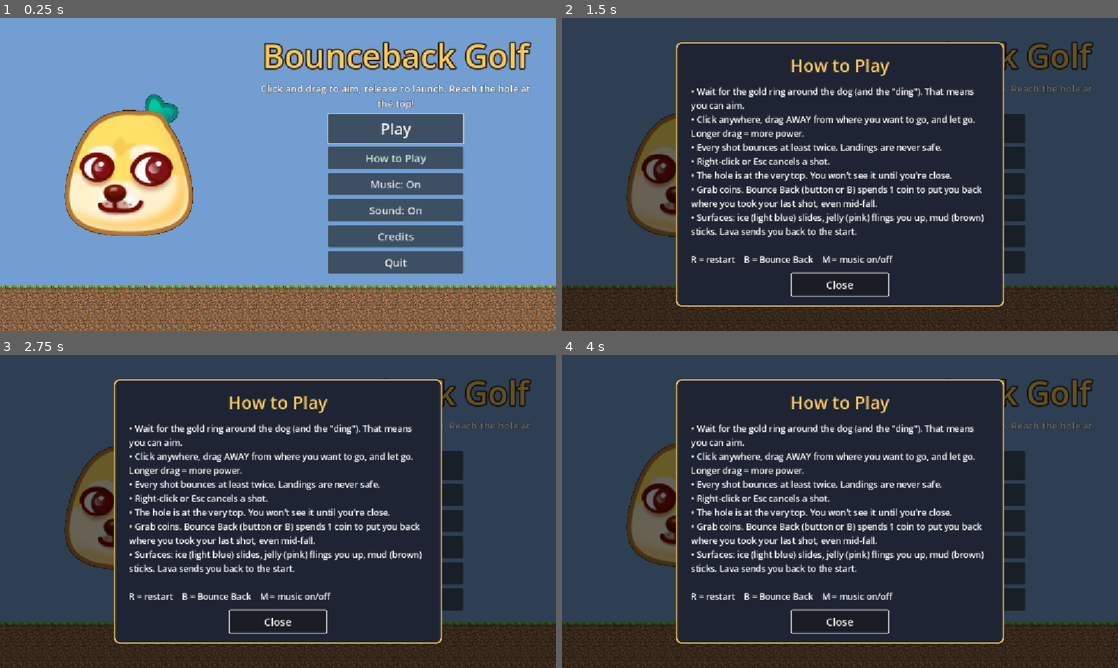
Above: before the commit, frames 1-4 (two rows, left to right).
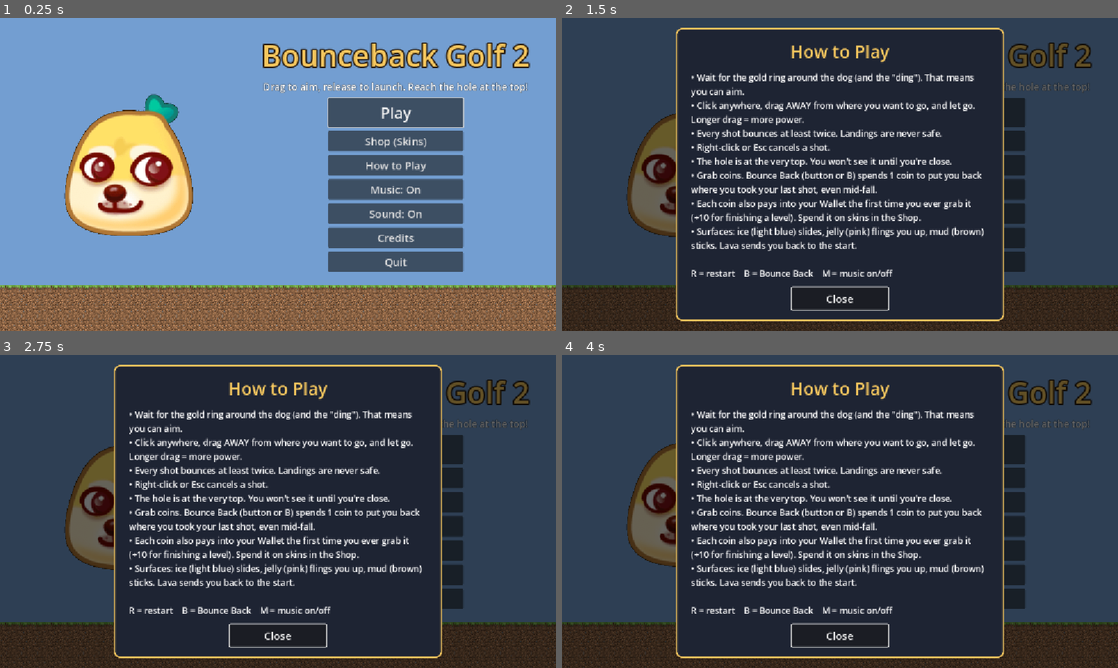
Above: after the commit, the same moments.

Repository: Khazap/bounceback-golf
Game: Godot game, scene res://scenes/ui/Title.tscn
Same seed, same stepped clock (60 frames per second), same inputs: the game is played once before the commit and once after it. Sound files missing from this copy of the repository are replaced by a short silence.
Inputs (mouse positions are in pixels of both pictures, inside the frame that each line leads up to):
- Up to frame 1 (0.25 s): no input
- Up to frame 2 (1.5 s): click "How to Play" at 0.5 s; click (956, 140) at 1.25 s, where only the run after the commit has a clickable "Shop (Skins)"
- Up to frame 3 (2.75 s): click "Credits" at 2 s
- Up to frame 4 (4 s): click "Play" at 2.75 s; click "Play" at 3.5 s

The runs differ from the first frame. In frame 1, 9.5% of the frame differs, in the area x 47-96%, y 7-82%; in frame 2, 18%, in the area x 20-96%, y 3-97%; in frame 3, 18%; in frame 4, 18%.

Commit message:
Bounceback Golf 2: skin shop with wallet, 4 new skins, new cover
- Shop (skins only) in the main menu: Dog (free), Smiley, Golf Ball,
  Beach Ball, Basketball; buy with wallet coins, wear any owned skin
- Wallet saved in user://profile.cfg; each coin pays in once ever,
  +10 for a level's first clear
- skin_maker.gd: cuts the smiley into a circle, draws the other balls
- Renamed to Bounceback Golf 2; cover re-rendered

Co-Authored-By: Claude Opus 5.5 <noreply@anthropic.com>

Diff:
--- a/project.godot
+++ b/project.godot
@@ -10,7 +10,7 @@
 
 [application]
 
-config/name="Bounceback Golf"
+config/name="Bounceback Golf 2"
 run/main_scene="res://scenes/ui/Title.tscn"
 config/features=PackedStringArray("4.7", "GL Compatibility")
 config/icon="res://art/dog.png"
--- a/scenes/ui/HUD.tscn
+++ b/scenes/ui/HUD.tscn
@@ -18,7 +18,7 @@
 [node name="CoinsLabel" type="Label" parent="."]
 offset_left = 16.0
 offset_top = 52.0
-offset_right = 316.0
+offset_right = 416.0
 offset_bottom = 88.0
 theme_override_colors/font_color = Color(1, 0.82, 0.25, 1)
 theme_override_colors/font_outline_color = Color(0, 0, 0, 1)
--- a/scenes/ui/Title.tscn
+++ b/scenes/ui/Title.tscn
@@ -94,17 +94,17 @@
 theme_override_colors/font_color = Color(0.96, 0.78, 0.37, 1)
 theme_override_colors/font_outline_color = Color(0.15, 0.1, 0.05, 1)
 theme_override_constants/outline_size = 12
-theme_override_font_sizes/font_size = 68
-text = "Bounceback Golf"
+theme_override_font_sizes/font_size = 62
+text = "Bounceback Golf 2"
 horizontal_alignment = 1
 
 [node name="HowToPlay" type="Label" parent="Menu"]
-custom_minimum_size = Vector2(0, 56)
+custom_minimum_size = Vector2(0, 30)
 layout_mode = 2
 theme_override_colors/font_outline_color = Color(0, 0, 0, 0.6)
 theme_override_constants/outline_size = 4
 theme_override_font_sizes/font_size = 20
-text = "Click and drag to aim, release to launch. Reach the hole at the top!"
+text = "Drag to aim, release to launch. Reach the hole at the top!"
 horizontal_alignment = 1
 autowrap_mode = 3
 
@@ -116,9 +116,17 @@
 theme_override_font_sizes/font_size = 32
 text = "Play"
 
+[node name="ShopButton" type="Button" parent="Menu"]
+unique_name_in_owner = true
+custom_minimum_size = Vector2(280, 42)
+layout_mode = 2
+size_flags_horizontal = 4
+theme_override_font_sizes/font_size = 22
+text = "Shop (Skins)"
+
 [node name="HowToButton" type="Button" parent="Menu"]
 unique_name_in_owner = true
-custom_minimum_size = Vector2(280, 46)
+custom_minimum_size = Vector2(280, 42)
 layout_mode = 2
 size_flags_horizontal = 4
 theme_override_font_sizes/font_size = 22
@@ -126,7 +134,7 @@
 
 [node name="MusicButton" type="Button" parent="Menu"]
 unique_name_in_owner = true
-custom_minimum_size = Vector2(280, 46)
+custom_minimum_size = Vector2(280, 42)
 layout_mode = 2
 size_flags_horizontal = 4
 theme_override_font_sizes/font_size = 22
@@ -134,7 +142,7 @@
 
 [node name="SoundButton" type="Button" parent="Menu"]
 unique_name_in_owner = true
-custom_minimum_size = Vector2(280, 46)
+custom_minimum_size = Vector2(280, 42)
 layout_mode = 2
 size_flags_horizontal = 4
 theme_override_font_sizes/font_size = 22
@@ -142,7 +150,7 @@
 
 [node name="CreditsButton" type="Button" parent="Menu"]
 unique_name_in_owner = true
-custom_minimum_size = Vector2(280, 46)
+custom_minimum_size = Vector2(280, 42)
 layout_mode = 2
 size_flags_horizontal = 4
 theme_override_font_sizes/font_size = 22
@@ -150,7 +158,7 @@
 
 [node name="QuitButton" type="Button" parent="Menu"]
 unique_name_in_owner = true
-custom_minimum_size = Vector2(280, 46)
+custom_minimum_size = Vector2(280, 42)
 layout_mode = 2
 size_flags_horizontal = 4
 theme_override_font_sizes/font_size = 22
@@ -175,9 +183,9 @@
 anchor_right = 0.5
 anchor_bottom = 0.5
 offset_left = -340.0
-offset_top = -230.0
+offset_top = -250.0
 offset_right = 340.0
-offset_bottom = 230.0
+offset_bottom = 250.0
 grow_horizontal = 2
 grow_vertical = 2
 theme_override_styles/panel = SubResource("StyleBoxFlat_panel")
@@ -216,6 +224,13 @@
 size_flags_vertical = 3
 theme_override_constants/separation = 12
 
+[node name="ShopList" type="VBoxContainer" parent="InfoOverlay/Panel/Margin/VBox"]
+unique_name_in_owner = true
+visible = false
+layout_mode = 2
+size_flags_vertical = 3
+theme_override_constants/separation = 8
+
 [node name="CloseButton" type="Button" parent="InfoOverlay/Panel/Margin/VBox"]
 unique_name_in_owner = true
 custom_minimum_size = Vector2(200, 46)
--- a/scripts/ball.gd
+++ b/scripts/ball.gd
@@ -78,6 +78,10 @@
 	# body_entered fires whenever the ball touches something new.
 	# (It needs contact_monitor on, which Ball.tscn sets.)
 	body_entered.connect(_on_body_entered)
+	# Wear the skin chosen in the shop, scaled so it's always 40 pixels tall
+	# (a bit bigger than the 32-pixel physics circle, so it looks chunky).
+	dog.texture = GameManager.equipped_skin_texture()
+	dog.scale = Vector2.ONE * (40.0 / dog.texture.get_height())
 
 
 func _process(_delta: float) -> void:
--- a/scripts/coin.gd
+++ b/scripts/coin.gd
@@ -30,6 +30,9 @@
 
 func _on_body_entered(body: Node) -> void:
 	if body.is_in_group("ball") and visible:
+		# Bank first (pays into the shop wallet the first time ever), then
+		# add to this run's coins (for Bounce Back). The HUD shows both.
+		GameManager.bank_coin(name)
 		GameManager.add_coin()
 		AudioManager.play("coin")
 		hide()
--- a/scripts/game_manager.gd
+++ b/scripts/game_manager.gd
@@ -24,7 +24,19 @@
 		"blurb": "Just a mountain. Ice, jelly and mud all the way up."},
 ]
 
+## Ball skins for the shop. "id" is saved, so don't change it later.
+## To add one: put a square PNG in art/skins/ and add a line here.
+const SKINS := [
+	{"id": "dog", "name": "Dog", "path": "res://art/dog.png", "price": 0},
+	{"id": "smiley", "name": "Smiley", "path": "res://art/skins/smiley.png", "price": 5},
+	{"id": "golf", "name": "Golf Ball", "path": "res://art/skins/golf.png", "price": 10},
+	{"id": "beach", "name": "Beach Ball", "path": "res://art/skins/beach.png", "price": 15},
+	{"id": "basketball", "name": "Basketball", "path": "res://art/skins/basketball.png", "price": 25},
+]
+const FIRST_CLEAR_BONUS := 10  # wallet coins for finishing a level the first time
+
 const SAVE_PATH := "user://records.cfg"  # in the browser this is saved in the page's storage
+const PROFILE_PATH := "user://profile.cfg"  # wallet and skins
 
 ## Which level is being played (index into LEVELS). The level select sets it.
 var level_index: int = 0
@@ -43,9 +55,20 @@
 var _records_dirty := false  # records changed but not saved yet
 var _save_timer := 0.0
 
+## Shop stuff (saved in profile.cfg).
+## wallet = coins you can spend in the shop. A coin only pays into the
+## wallet the FIRST time you ever grab it ("banked"), so you can't farm
+## the same easy coins by restarting.
+var wallet: int = 0
+var owned_skins: Array = ["dog"]
+var equipped_skin: String = "dog"
+var banked_coins: Array = []  # e.g. ["tower/Coin3", "caves/Coin0"]
+var last_bonus: int = 0       # wallet coins earned by the last finish (for the win screen)
+
 
 func _ready() -> void:
 	_load_records()
+	_load_profile()
 
 
 func _process(delta: float) -> void:
@@ -123,6 +146,12 @@
 	var id: String = current_level().id
 	var beaten := []
 	var best_strokes = get_record(id, "strokes")
+	# No strokes record yet = first time finishing this level: pay the bonus.
+	last_bonus = 0
+	if best_strokes == null:
+		last_bonus = FIRST_CLEAR_BONUS
+		wallet += FIRST_CLEAR_BONUS
+		_save_profile()
 	if best_strokes == null or stroke_count < best_strokes:
 		_set_record(id, "strokes", stroke_count)
 		beaten.append("strokes")
@@ -134,6 +163,69 @@
 	return beaten
 
 
+# --- Wallet and skins (the shop) ----------------------------------------------
+
+## A coin calls this with its own name. Pays 1 into the wallet only the first
+## time that coin is ever collected. Returns true if it paid.
+func bank_coin(coin_name: String) -> bool:
+	var key: String = current_level().id + "/" + coin_name
+	if key in banked_coins:
+		return false
+	banked_coins.append(key)
+	wallet += 1
+	_save_profile()
+	return true
+
+
+func get_skin(id: String) -> Dictionary:
+	for skin in SKINS:
+		if skin.id == id:
+			return skin
+	return SKINS[0]
+
+
+## The picture of the skin you're wearing (the Ball and the menu use this).
+func equipped_skin_texture() -> Texture2D:
+	return load(get_skin(equipped_skin).path)
+
+
+## Buys a skin with wallet coins. Returns false if you can't afford it.
+func buy_skin(id: String) -> bool:
+	var price: int = get_skin(id).price
+	if id in owned_skins or wallet < price:
+		return false
+	wallet -= price
+	owned_skins.append(id)
+	equipped_skin = id  # wear it right away
+	_save_profile()
+	return true
+
+
+func equip_skin(id: String) -> void:
+	if id in owned_skins:
+		equipped_skin = id
+		_save_profile()
+
+
+func _load_profile() -> void:
+	var file := ConfigFile.new()
+	if file.load(PROFILE_PATH) != OK:
+		return  # first time playing: default profile
+	wallet = file.get_value("profile", "wallet", 0)
+	owned_skins = file.get_value("profile", "owned_skins", ["dog"])
+	equipped_skin = file.get_value("profile", "equipped_skin", "dog")
+	banked_coins = file.get_value("profile", "banked_coins", [])
+
+
+func _save_profile() -> void:
+	var file := ConfigFile.new()
+	file.set_value("profile", "wallet", wallet)
+	file.set_value("profile", "owned_skins", owned_skins)
+	file.set_value("profile", "equipped_skin", equipped_skin)
+	file.set_value("profile", "banked_coins", banked_coins)
+	file.save(PROFILE_PATH)
+
+
 func _set_record(level_id: String, key: String, value) -> void:
 	if not records.has(level_id):
 		records[level_id] = {}
--- a/scripts/hud.gd
+++ b/scripts/hud.gd
@@ -35,7 +35,8 @@
 
 
 func _on_coins_changed(count: int) -> void:
-	coins_label.text = "Coins: %d" % count
+	# count = coins this run (for Bounce Back); wallet = saved coins for the shop
+	coins_label.text = "Coins: %d    Wallet: %d" % [count, GameManager.wallet]
 
 
 func _on_menu_pressed() -> void:
--- /dev/null
+++ b/scripts/skin_maker.gd
@@ -0,0 +1,98 @@
+extends SceneTree
+## Skin maker: creates the ball skin images in art/skins/.
+## A tool like level_builder.gd, not part of the game. Run it from a terminal:
+##   Godot_console.exe --headless --path . --script res://scripts/skin_maker.gd
+##
+## - smiley.png: your smiley image (smiley_original.jpg), cut into a clean
+##   circle with see-through corners (a JPG can't be see-through).
+## - golf.png, beach.png, basketball.png: drawn pixel by pixel in code.
+## To add your own skin: put a square PNG in art/skins/ and add it to
+## SKINS in game_manager.gd.
+
+const SIZE := 256
+const C := Vector2(SIZE / 2.0, SIZE / 2.0)  # center
+const R := SIZE / 2.0 - 4.0                 # radius (a little margin)
+
+
+func _initialize() -> void:
+	make_smiley()
+	paint("golf", golf_color)
+	paint("beach", beach_color)
+	paint("basketball", basketball_color)
+	print("Skins saved in art/skins/")
+	quit()
+
+
+func make_smiley() -> void:
+	var img := Image.load_from_file(ProjectSettings.globalize_path("res://art/skins/smiley_original.jpg"))
+	img.convert(Image.FORMAT_RGBA8)
+	img.resize(SIZE, SIZE, Image.INTERPOLATE_LANCZOS)
+	for x in SIZE:
+		for y in SIZE:
+			var col := img.get_pixel(x, y)
+			col.a = edge_alpha(Vector2(x, y))  # see-through outside the circle
+			img.set_pixel(x, y, col)
+	img.save_png("res://art/skins/smiley.png")
+
+
+## Draws a ball: for every pixel inside the circle, ask `color_at` what color it is.
+func paint(name: String, color_at: Callable) -> void:
+	var img := Image.create(SIZE, SIZE, false, Image.FORMAT_RGBA8)
+	for x in SIZE:
+		for y in SIZE:
+			var p := Vector2(x, y)
+			var a := edge_alpha(p)
+			if a <= 0.0:
+				continue
+			# u, v go from -1 to 1 across the ball, (0, 0) is the center.
+			var col: Color = color_at.call((p - C) / R)
+			col = col.darkened(shade(p))
+			if (p - C).length() > R - 5.0:  # dark outline
+				col = Color(0.12, 0.1, 0.1)
+			col.a = a
+			img.set_pixel(x, y, col)
+	img.save_png("res://art/skins/%s.png" % name)
+
+
+## 1 inside the circle, 0 outside, smooth over 1.5 pixels at the edge.
+func edge_alpha(p: Vector2) -> float:
+	return clampf((R - (p - C).length()) / 1.5 + 0.5, 0.0, 1.0)
+
+
+## A bit darker toward the bottom-right, so the ball looks round.
+func shade(p: Vector2) -> float:
+	var light_dir := Vector2(-0.6, -0.6)
+	return clampf(((p - C) / R).dot(-light_dir) * 0.18, 0.0, 0.3)
+
+
+# --- The designs. Each gets uv (-1..1) and returns a color. ------------------
+
+func golf_color(uv: Vector2) -> Color:
+	# white with little grey dimples in a staggered grid
+	var cell := Vector2(0.22, 0.19)
+	var row := floorf(uv.y / cell.y)
+	var shifted := uv + Vector2(cell.x / 2.0 if int(row) % 2 == 0 else 0.0, 0.0)
+	var inside := shifted.posmodv(cell) - cell / 2.0
+	if inside.length() < 0.055:
+		return Color(0.8, 0.82, 0.85)
+	return Color(0.97, 0.97, 0.97)
+
+
+func beach_color(uv: Vector2) -> Color:
+	if uv.length() < 0.16:  # white cap in the middle
+		return Color.WHITE
+	var colors := [Color("#e63946"), Color.WHITE, Color("#457bff"), Color("#ffd23f"), Color.WHITE, Color("#2ec27e")]
+	var slice := int(floorf((uv.angle() + PI) / TAU * 6.0)) % 6  # 6 wedges around the center
+	return colors[slice]
+
+
+func basketball_color(uv: Vector2) -> Color:
+	var line := Color(0.15, 0.08, 0.04)
+	var w := 0.035
+	if absf(uv.x) < w or absf(uv.y) < w:  # the cross
+		return line
+	# the two curved seams: circles off to the left and right
+	for side in [-1.0, 1.0]:
+		if absf((uv - Vector2(side * 1.25, 0)).length() - 0.95) < w:
+			return line
+	return Color("#e8772e")
--- a/scripts/title.gd
+++ b/scripts/title.gd
@@ -8,12 +8,13 @@
 • Right-click or Esc cancels a shot.
 • The hole is at the very top. You won't see it until you're close.
 • Grab coins. Bounce Back (button or B) spends 1 coin to put you back where you took your last shot, even mid-fall.
+• Each coin also pays into your Wallet the first time you ever grab it (+10 for finishing a level). Spend it on skins in the Shop.
 • Surfaces: ice (light blue) slides, jelly (pink) flings you up, mud (brown) sticks. Lava sends you back to the start.
 
 R = restart    B = Bounce Back    M = music on/off"""
 
 # TODO: put your names in, and the dog artist's name once you know it.
-const CREDITS_TEXT := """Bounceback Golf, made for the Hack Club Haven game jam.
+const CREDITS_TEXT := """Bounceback Golf 2, made for the Hack Club Haven game jam.
 
 Game, level and code: our team
 Dog face: "xiaohongdog" sticker (artist credit to add)
@@ -33,7 +34,9 @@
 func _ready() -> void:
 	GameManager.is_playing = false  # stop the game timer while in the menu
 
+	dog.texture = GameManager.equipped_skin_texture()  # show the skin you're wearing
 	play_button.pressed.connect(_on_play_pressed)
+	%ShopButton.pressed.connect(_on_shop_pressed)
 	%HowToButton.pressed.connect(_show_info.bind("How to Play", HOW_TO_TEXT))
 	%CreditsButton.pressed.connect(_show_info.bind("Credits", CREDITS_TEXT))
 	%CloseButton.pressed.connect(_close_info)
@@ -70,7 +73,7 @@
 		button.pressed.connect(_start_level.bind(i))
 		button.pressed.connect(AudioManager.play.bind("click"))
 		list.add_child(button)
-	_show_panel("Choose a level", true)
+	_show_panel("Choose a level", "levels")
 	list.get_child(0).grab_focus()
 
 
@@ -81,6 +84,57 @@
 		return "Best height: %d m · not finished yet" % height
 	var time: float = GameManager.get_record(id, "time")
 	return "Best height: %d m · %d strokes · %d:%02d" % [height, strokes, int(time / 60.0), int(time) % 60]
+
+
+# --- Shop (skins only) ---------------------------------------------------------
+
+## The shop: one row per skin, with a picture, name, price and a button.
+func _on_shop_pressed() -> void:
+	var list: VBoxContainer = %ShopList
+	for old in list.get_children():
+		old.queue_free()
+	for skin in GameManager.SKINS:
+		var row := HBoxContainer.new()
+		row.add_theme_constant_override("separation", 16)
+
+		var picture := TextureRect.new()
+		picture.texture = load(skin.path)
+		picture.custom_minimum_size = Vector2(52, 52)
+		picture.expand_mode = TextureRect.EXPAND_IGNORE_SIZE
+		picture.stretch_mode = TextureRect.STRETCH_KEEP_ASPECT_CENTERED
+		row.add_child(picture)
+
+		var label := Label.new()
+		label.text = skin.name
+		label.size_flags_horizontal = Control.SIZE_EXPAND_FILL
+		label.add_theme_font_size_override("font_size", 22)
+		row.add_child(label)
+
+		var button := Button.new()
+		button.custom_minimum_size = Vector2(170, 46)
+		button.add_theme_font_size_override("font_size", 20)
+		if skin.id == GameManager.equipped_skin:
+			button.text = "Wearing"
+			button.disabled = true
+		elif skin.id in GameManager.owned_skins:
+			button.text = "Wear"
+		else:
+			button.text = "Buy: %d coins" % skin.price
+			button.disabled = GameManager.wallet < skin.price
+		button.pressed.connect(_on_skin_button.bind(skin.id))
+		button.pressed.connect(AudioManager.play.bind("click"))
+		row.add_child(button)
+		list.add_child(row)
+	_show_panel("Shop · Wallet: %d coins" % GameManager.wallet, "shop")
+
+
+func _on_skin_button(id: String) -> void:
+	if id in GameManager.owned_skins:
+		GameManager.equip_skin(id)
+	elif GameManager.buy_skin(id):
+		AudioManager.play("coin")
+	dog.texture = GameManager.equipped_skin_texture()
+	_on_shop_pressed()  # redraw the list with the new buttons/wallet
 
 
 func _start_level(index: int) -> void:
@@ -105,16 +159,17 @@
 
 func _show_info(title: String, text: String) -> void:
 	%InfoText.text = text
-	_show_panel(title, false)
+	_show_panel(title, "text")
 	%CloseButton.grab_focus()
 
 
-## Shows the pop-up with either the level list or a block of text.
-func _show_panel(title: String, show_levels: bool) -> void:
+## Shows the pop-up with one of: "levels" (level list), "shop" or "text".
+func _show_panel(title: String, mode: String) -> void:
 	%InfoTitle.text = title
-	%LevelList.visible = show_levels
-	%InfoText.visible = not show_levels
-	%CloseButton.text = "Back" if show_levels else "Close"
+	%LevelList.visible = mode == "levels"
+	%ShopList.visible = mode == "shop"
+	%InfoText.visible = mode == "text"
+	%CloseButton.text = "Close" if mode == "text" else "Back"
 	info_overlay.show()
 
 
--- a/scripts/win_screen.gd
+++ b/scripts/win_screen.gd
@@ -37,6 +37,8 @@
 		%RecordLabel.text = best_line
 	else:
 		%RecordLabel.text = "NEW RECORD! (" + " + ".join(beaten) + ")\n" + best_line
+	if GameManager.last_bonus > 0:
+		%RecordLabel.text += "\nFirst clear! +%d coins for the shop" % GameManager.last_bonus
 	show()
 	play_again_button.grab_focus()  # so Enter works too
 
Binary file changed: art/itch_cover.png
Binary file added: art/skins/basketball.png
Not shown, added: art/skins/basketball.png.import
Binary file added: art/skins/beach.png
Not shown, added: art/skins/beach.png.import
Binary file added: art/skins/golf.png
Not shown, added: art/skins/golf.png.import
Binary file added: art/skins/smiley.png
Not shown, added: art/skins/smiley.png.import
Binary file added: art/skins/smiley_original.jpg
Not shown, added: art/skins/smiley_original.jpg.import
Not shown, added: scripts/skin_maker.gd.uid
